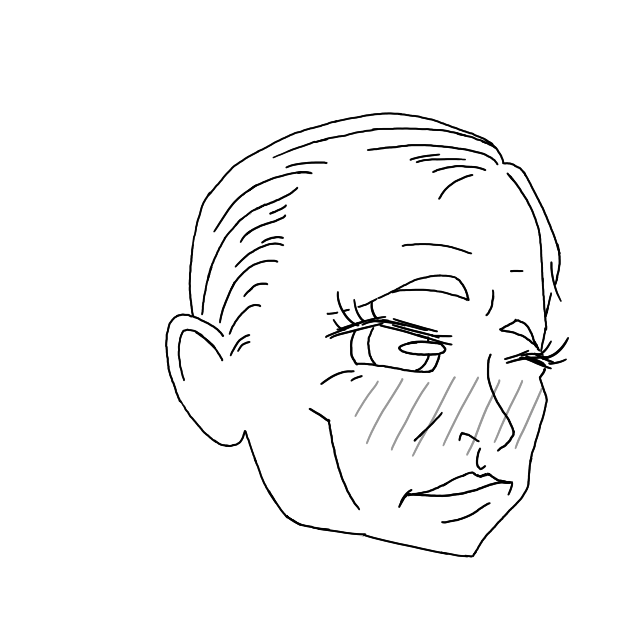
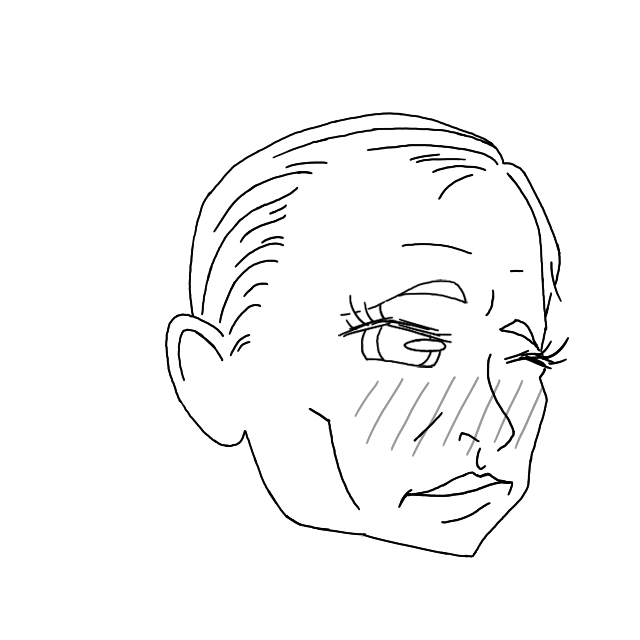
Revision of a layered w=640, h=640 image; what changed, layer by layer:
painted on "lines" over left=320, top=274, right=470, bottom=385
